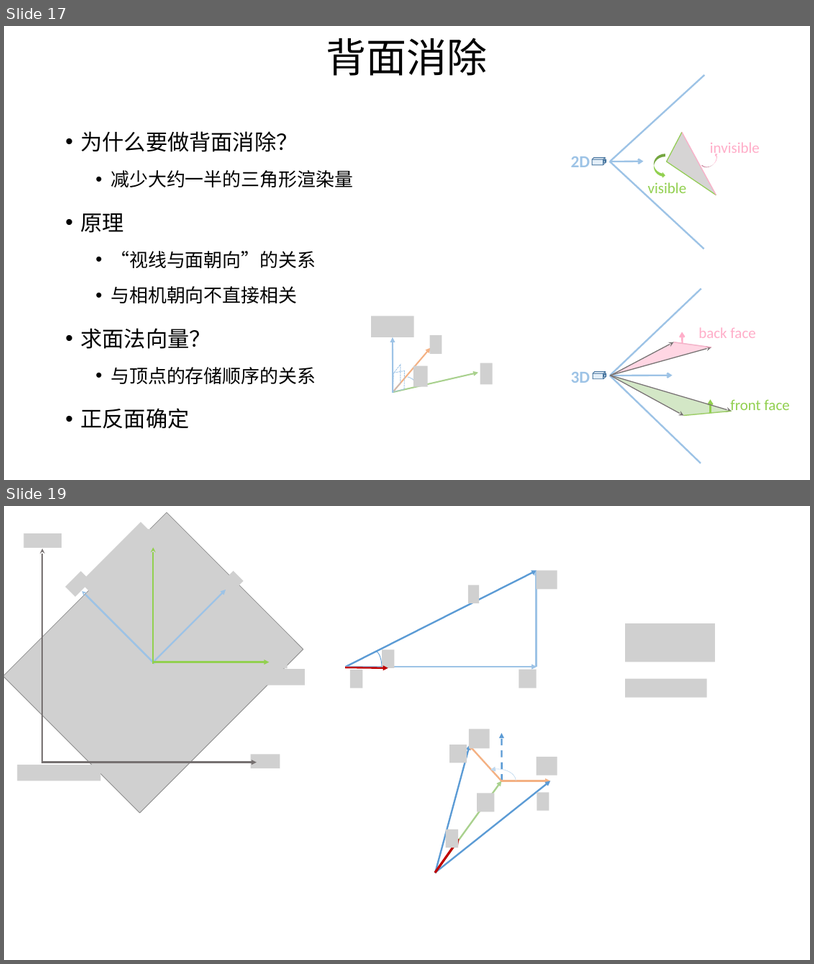
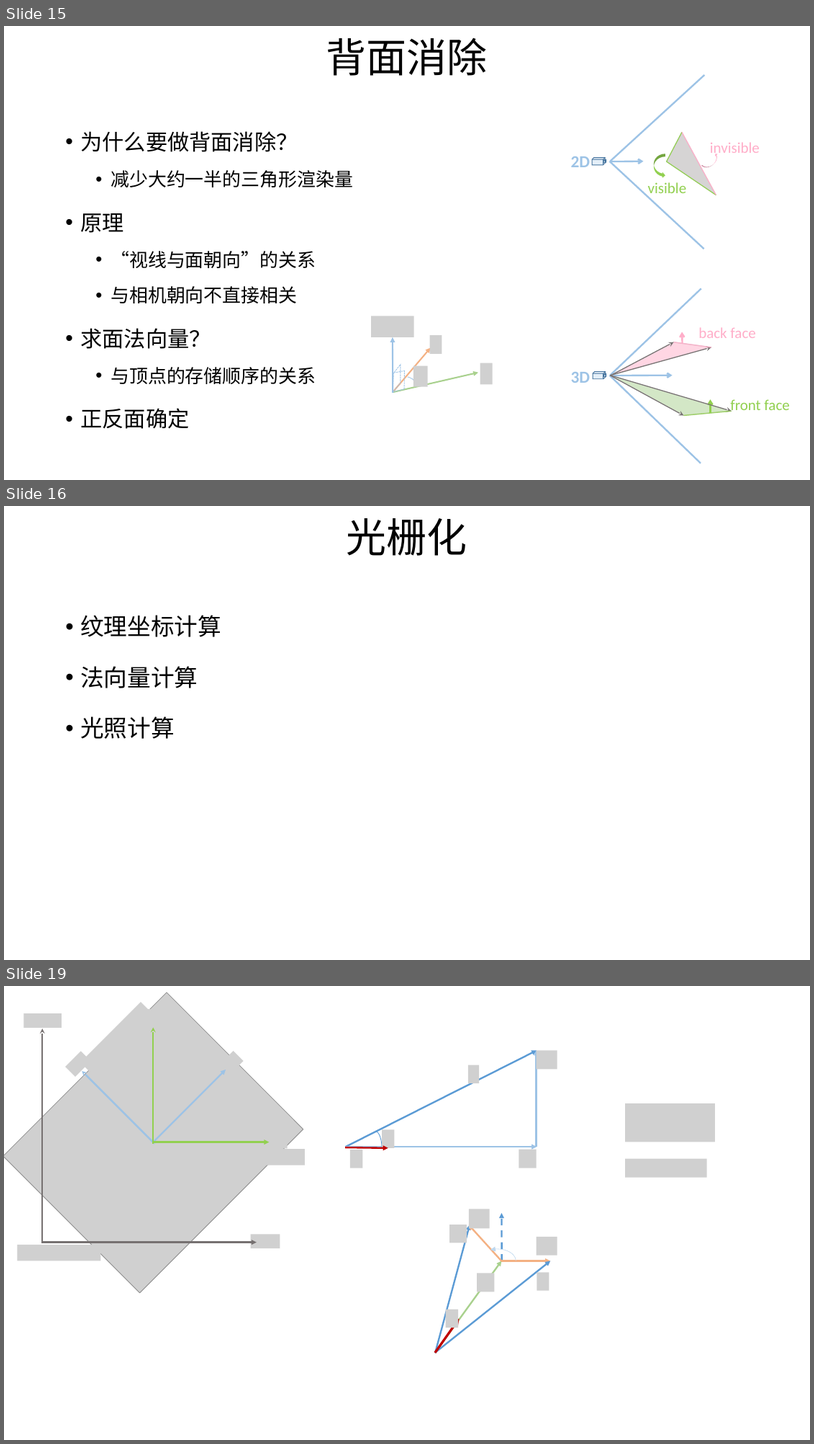
Before and after one commit to yuffyli/RenderDemo, a slide deck: renderDemo2.pptx. Shown one above the other, each under a label of ours: slides 17 and 19 before the commit, slides 15, 16 and 19 after it; the slides between them are not shown. The pictures are 814x964 and 814x1444 pixels, drawn with LibreOffice and Linux fonts; fonts in the diff are those of the drawing; grey boxes stand for pictures. Boxes give left, top, right and bottom in pixels: in the first picture for what was removed or moved away, otherwise in the second. Text is boxed around its words. In the diff, an @@ line names an element or a change of style, - is before the commit and + after.

```diff
--- a/renderDemo2.pptx
+++ b/renderDemo2.pptx
@@ slide 16 added at (4, 506, 810, 960), background #CCE8CF @@
@@ text added at (347, 518, 468, 556), 48 pt, text #000000 @@
+光栅化
@@ text added at (80, 615, 221, 739), 28 pt, text #000000 @@
+• 纹理坐标计算
+• 法向量计算
+• 光照计算
@@ what was slide 17 is now slide 15 @@
```
Also in this commit, not shown: 7 slides changed, 1 other slide added, 1 slide removed, 3 other files.
